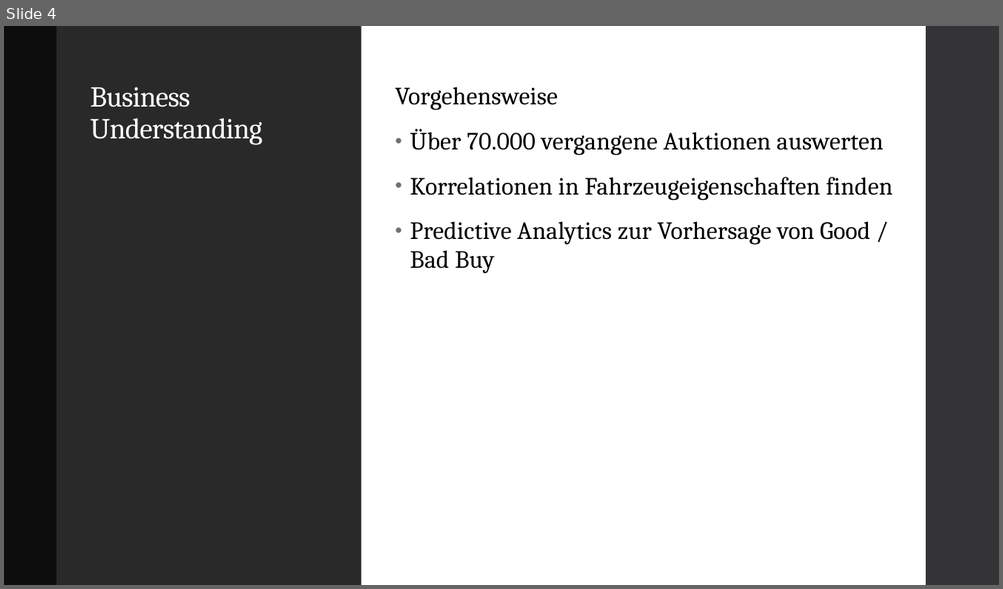
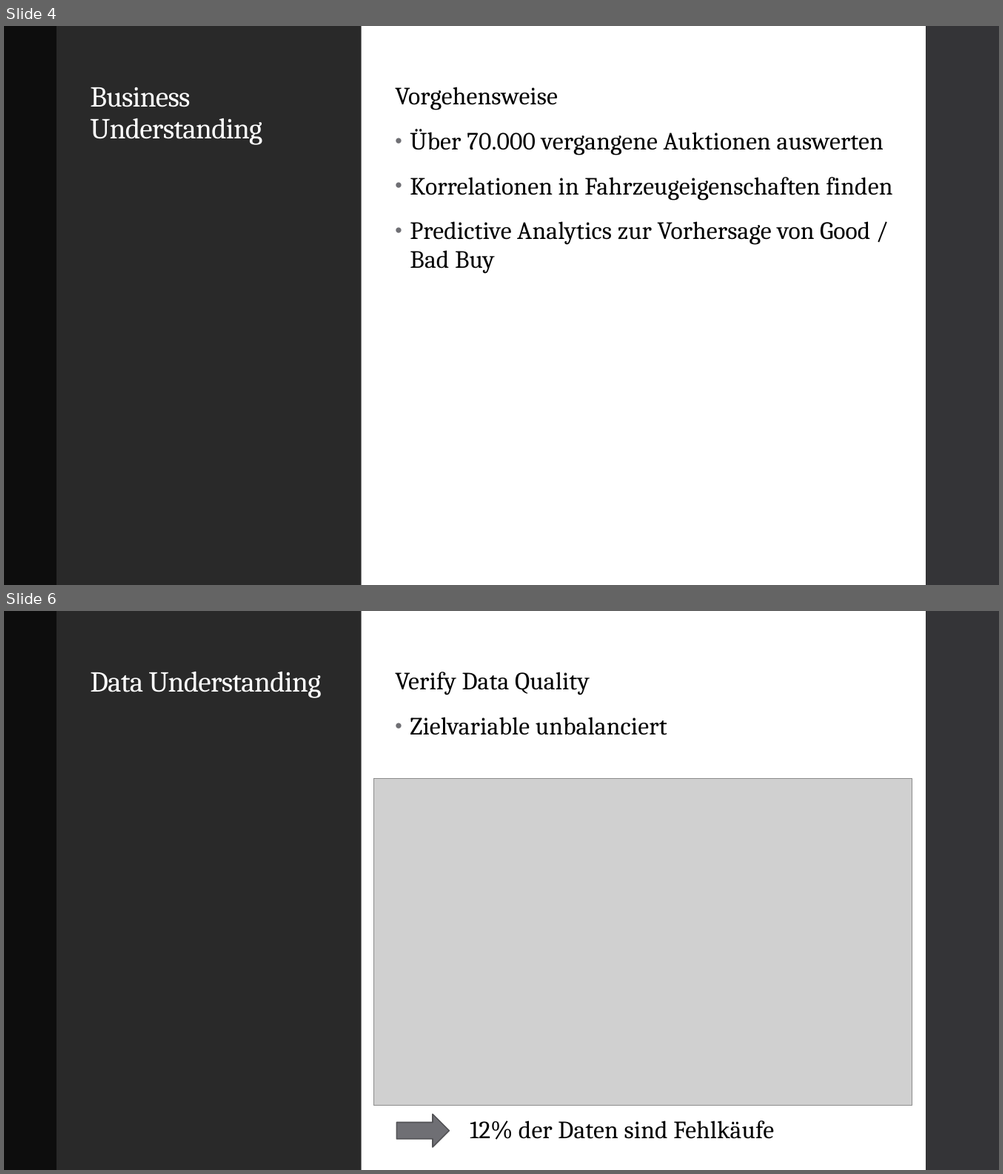
Before and after one commit to fab796/Studienarbeit, a slide deck: Don‘t Get Kicked.pptx. Shown one above the other, each under a label of ours: slide 4 before the commit, slides 4 and 6 after it; the slides between them are not shown. The pictures are 1003x589 and 1003x1174 pixels, drawn with LibreOffice and Linux fonts; fonts in the diff are those of the drawing; grey boxes stand for pictures. Boxes give left, top, right and bottom in pixels: in the first picture for what was removed or moved away, otherwise in the second. Text is boxed around its words. In the diff, an @@ line names an element or a change of style, - is before the commit and + after.

```diff
--- a/Don‘t Get Kicked.pptx
+++ b/Don‘t Get Kicked.pptx
@@ slide 6 added at (x1=4, y1=611, x2=999, y2=1170), background #FFFFFF; not listed: 1 template element that a slide beside it also shows @@
@@ rectangle added at (x1=4, y1=611, x2=57, y2=1170), fill #0D0D0D @@
@@ rectangle added at (x1=57, y1=611, x2=361, y2=1170), fill #292929 @@
@@ rectangle added at (x1=361, y1=611, x2=925, y2=1170), fill #FFFFFF @@
@@ title added at (x1=90, y1=671, x2=321, y2=698), 28 pt, text #FFFFFF @@
+Data Understanding
@@ text added at (x1=395, y1=672, x2=774, y2=1140), 24 pt, text #000000 @@
+Verify Data Quality
+• Zielvariable unbalanciert
+12% der Daten sind Fehlkäufe
@@ picture added at (x1=374, y1=778, x2=912, y2=1105) @@
@@ right arrow added at (x1=396, y1=1115, x2=449, y2=1147), fill #6F6F74, outline #525256 1.1 pt @@
```
Also in this commit, not shown: 1 slide changed, 7 other slides added, 3 slides removed.
